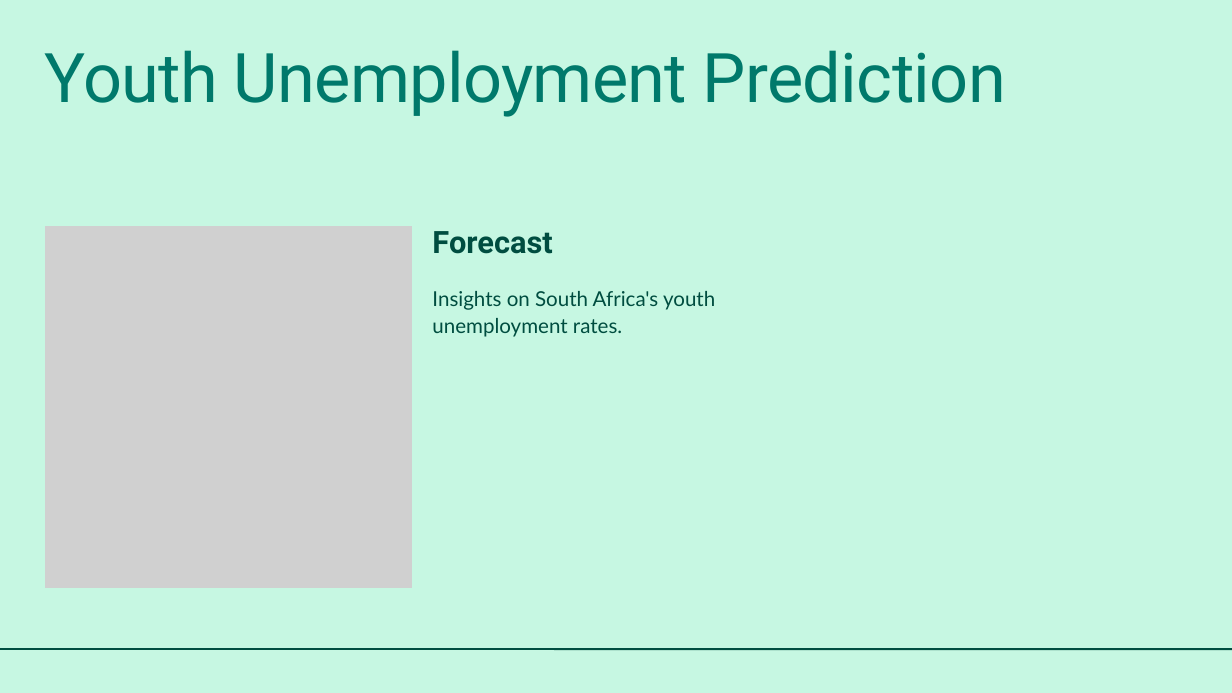
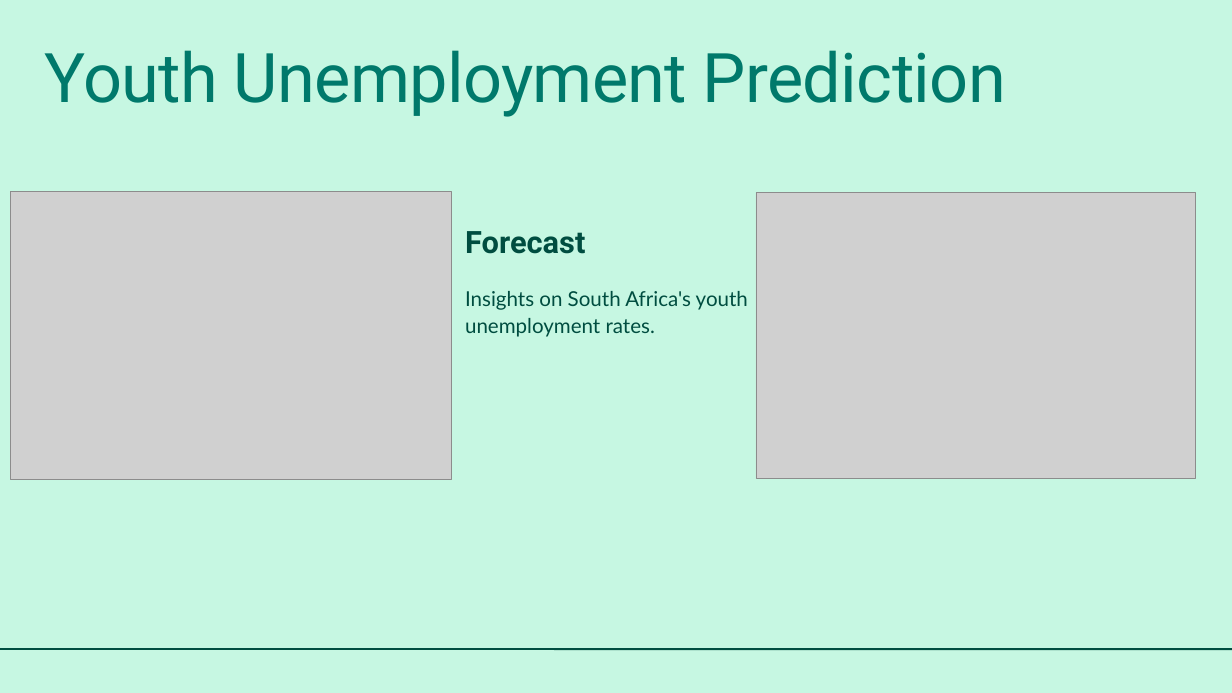
Before and after one commit to MphephuSamuel/ai-project, a slide deck: slide 10 of Presentation - AI.pptx. Drawn at 1232x693 pixels with LibreOffice and Linux fonts; fonts in the diff are those of the drawing; grey boxes stand for pictures. Boxes give left, top, right and bottom in pixels: in the first picture for what was removed or moved away, otherwise in the second. Text is boxed around its words. In the diff, an @@ line names an element or a change of style, - is before the commit and + after.

```diff
--- a/Presentation - AI.pptx
+++ b/Presentation - AI.pptx
@@ picture: place and size @@
-picture at box(45, 226, 412, 588)
+picture at box(10, 192, 451, 479)
@@ picture added at box(756, 192, 1196, 479) @@
@@ text "Forecast": place and size @@
-text "Forecast" at box(432, 231, 552, 254)
+text "Forecast" at box(465, 231, 585, 254)
@@ text "Insights on South Africa's youth ...": place and size @@
-text "Insights on South Africa's youth ..." at box(432, 291, 715, 337)
+text "Insights on South Africa's youth ..." at box(465, 291, 748, 337)
```
Also in this commit, not shown: 3 other slides changed.
